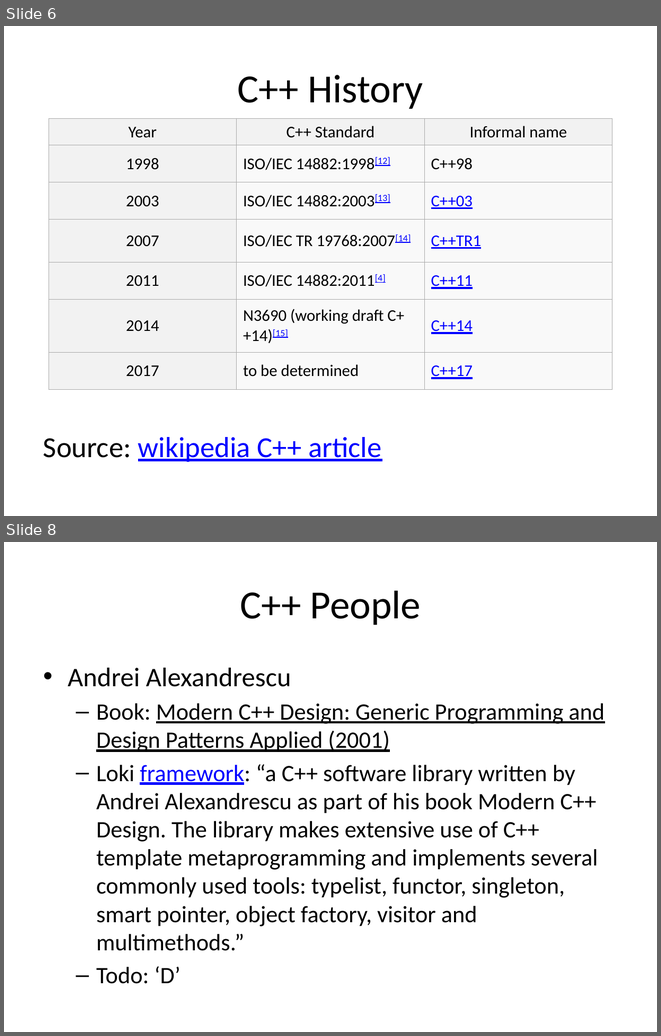
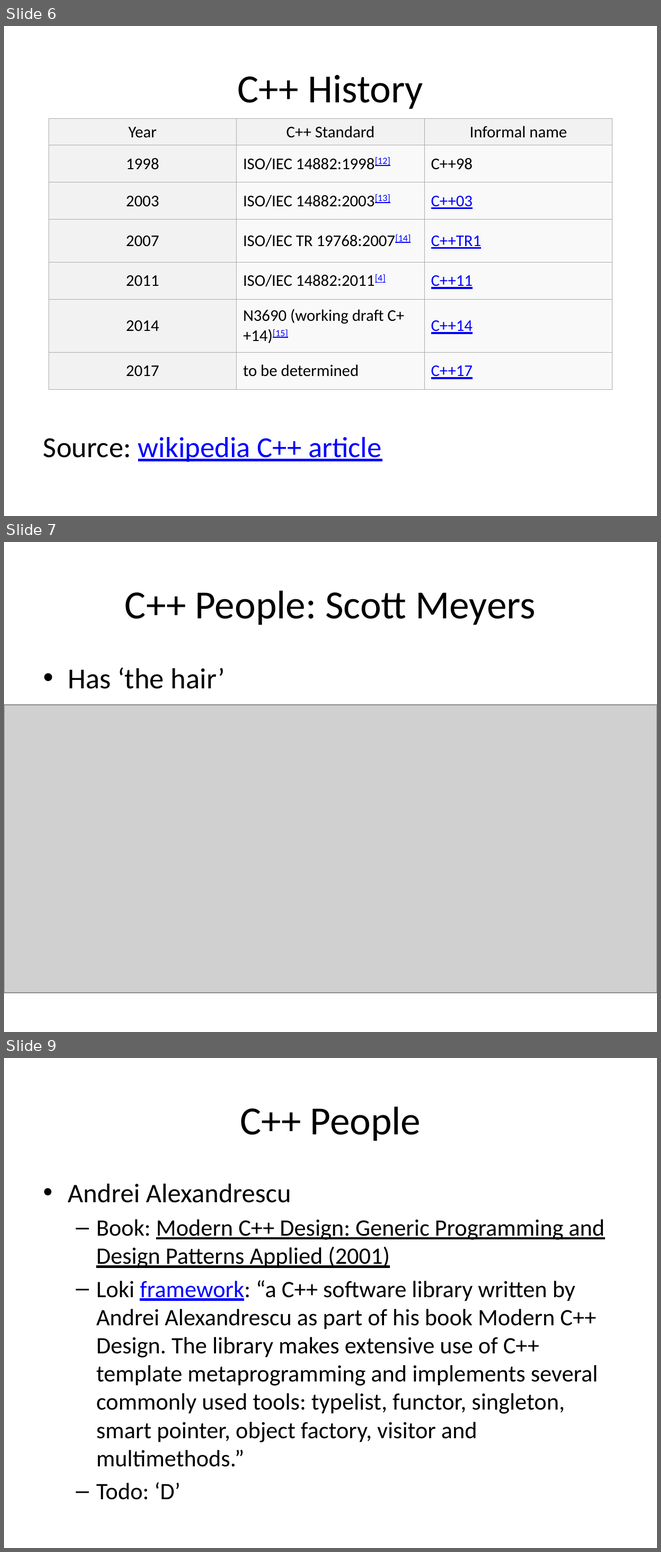
Before and after one commit to fellmad/FunWithCpp11, a slide deck: doc/Fun_with_C++11.pptx. Shown one above the other, each under a label of ours: slides 6 and 8 before the commit, slides 6, 7 and 9 after it; the slides between them are not shown. The pictures are 661x1036 and 661x1552 pixels, drawn with LibreOffice and Linux fonts; fonts in the diff are those of the drawing; grey boxes stand for pictures. Boxes give left, top, right and bottom in pixels: in the first picture for what was removed or moved away, otherwise in the second. Text is boxed around its words. In the diff, an @@ line names an element or a change of style, - is before the commit and + after.

Commit message:
hair

```diff
--- a/doc/Fun_with_C++11.pptx
+++ b/doc/Fun_with_C++11.pptx
@@ slide 7 added at [4, 542, 657, 1032], background #FFFFFF @@
@@ title added at [125, 590, 536, 625], 44 pt, text #000000 @@
+C++ People: Scott Meyers
@@ text added at [68, 667, 226, 689], 32 pt, text #000000 @@
+• Has ‘the hair’
@@ picture added at [4, 705, 657, 992] @@
@@ what was slide 8 is now slide 9 @@
```
Also in this commit, not shown: 1 slide changed.
